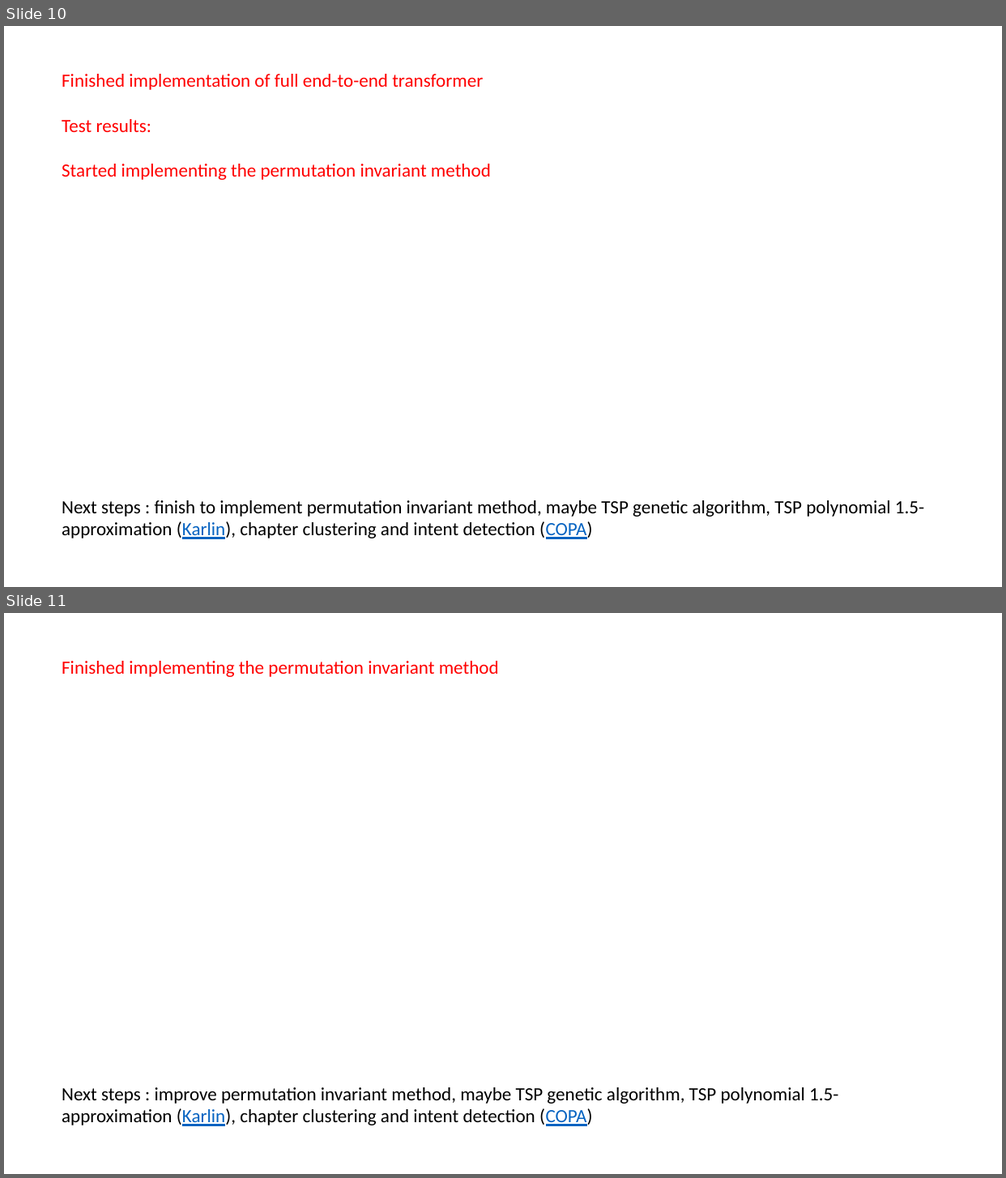
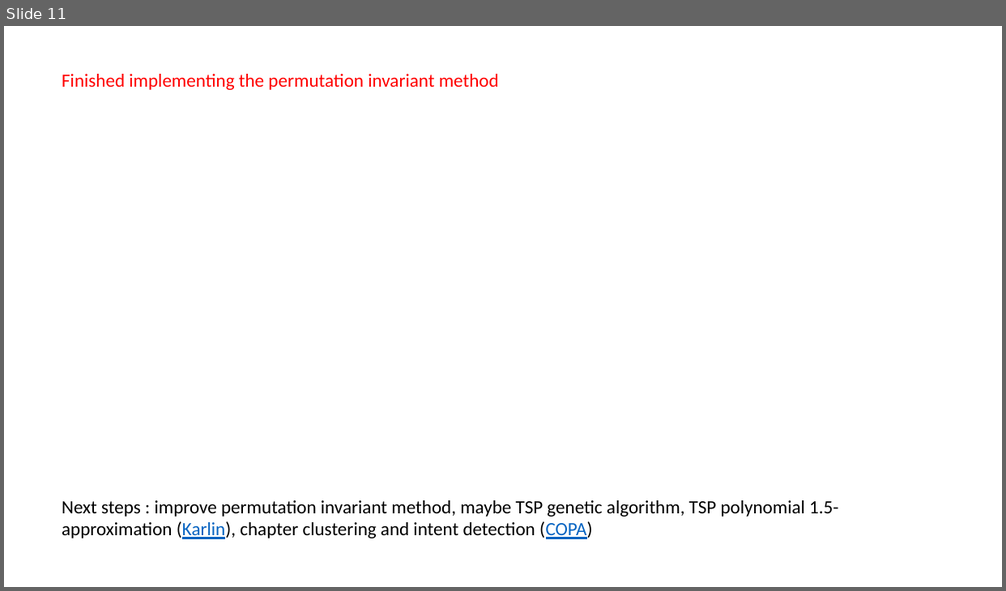
Before and after one commit to VictorFournier06/Jawbone, a slide deck: Weekly/Weekly Summary.pptx. Shown one above the other, each under a label of ours: slides 10 and 11 before the commit, slide 11 after it. The pictures are 1006x1178 and 1006x591 pixels, drawn with LibreOffice and Linux fonts; fonts in the diff are those of the drawing. Boxes give left, top, right and bottom in pixels: in the first picture for what was removed or moved away, otherwise in the second. Text is boxed around its words. In the diff, an @@ line names an element or a change of style, - is before the commit and + after.

```diff
--- a/Weekly/Weekly Summary.pptx
+++ b/Weekly/Weekly Summary.pptx
@@ slide 10 removed at (x1=4, y1=26, x2=1002, y2=587), background #FFFFFF @@
@@ text removed at (x1=62, y1=74, x2=924, y2=540) @@
-Finished implementation of full end-to-end transformer
-Test results:
-Started implementing the permutation invariant method
-Next steps : finish to implement permutation invariant method, maybe TSP genetic algorithm, TSP polynomial 1.5-approximation (Karlin), chapter clustering and intent detection (COPA)
```
Also in this commit, not shown: 2 slides changed, 1 slide added, 3 other files.
